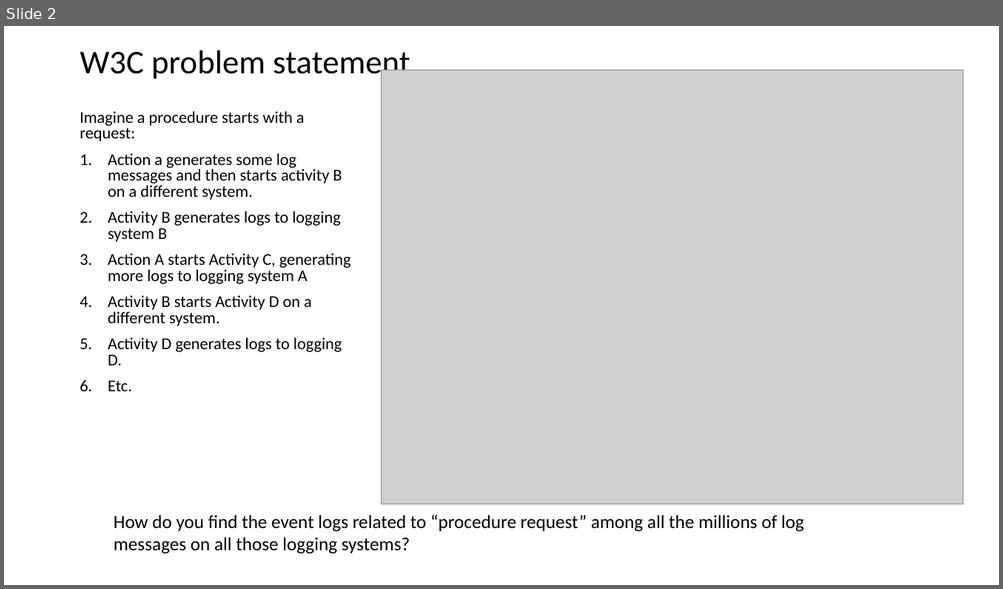
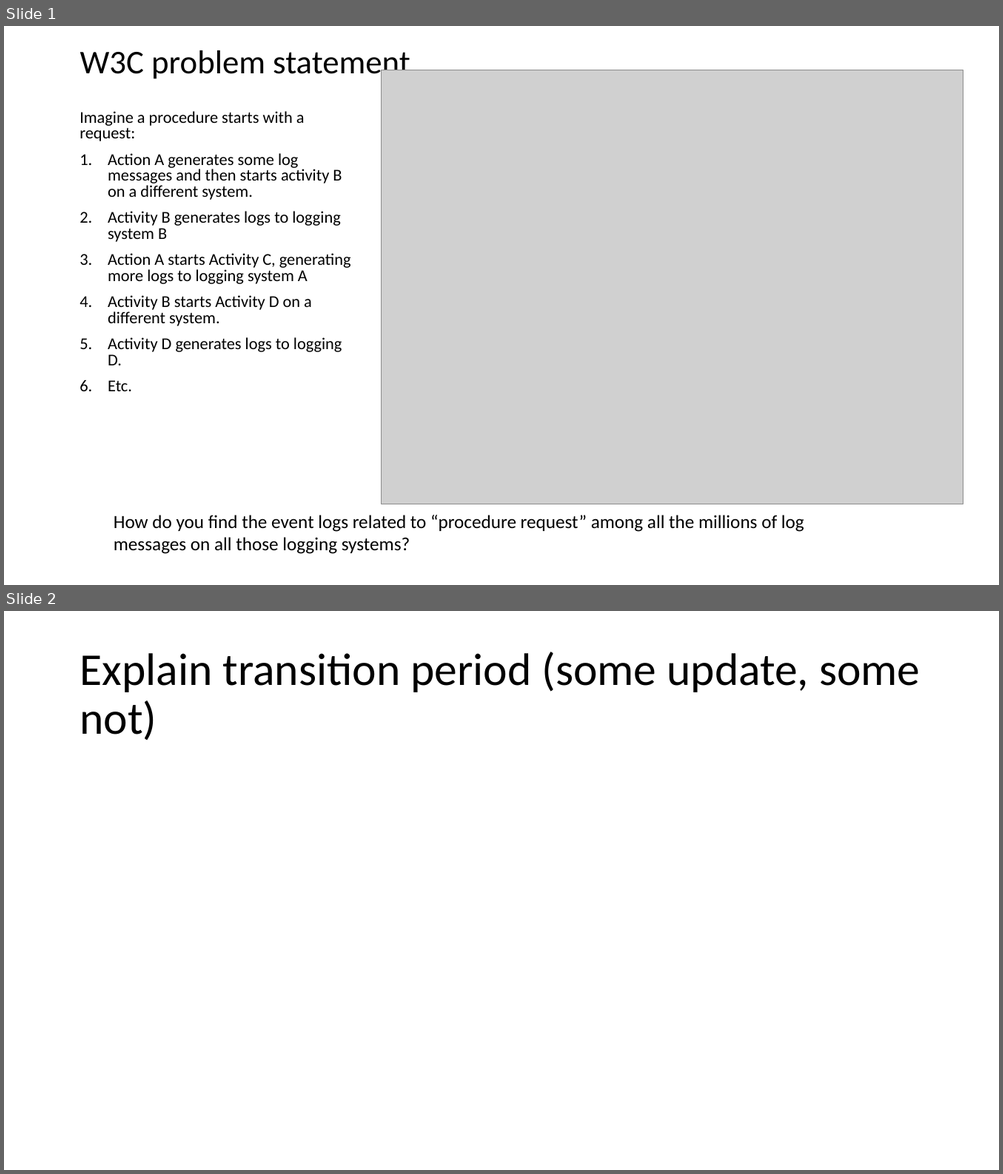
Before and after one commit to rjhorniii/wg14-audit-etc, a slide deck: trace-contexts/W3C-problem-statement.pptx. Shown one above the other, each under a label of ours: slide 2 before the commit, slides 1 and 2 after it. The pictures are 1003x589 and 1003x1174 pixels, drawn with LibreOffice and Linux fonts; fonts in the diff are those of the drawing; grey boxes stand for pictures. Boxes give left, top, right and bottom in pixels: in the first picture for what was removed or moved away, otherwise in the second. Text is boxed around its words. In the diff, an @@ line names an element or a change of style, - is before the commit and + after.

```diff
--- a/trace-contexts/W3C-problem-statement.pptx
+++ b/trace-contexts/W3C-problem-statement.pptx
@@ slide 2 added at (x1=4, y1=611, x2=999, y2=1170), background #FFFFFF @@
@@ title added at (x1=79, y1=652, x2=919, y2=741), 44 pt, text #000000 @@
+Explain transition period (some update, some not)
@@ what was slide 2 is now slide 1 @@
@@ slide 1 changed as well @@
@@ text at (x1=108, y1=153, x2=341, y2=200): text changed @@
-1. Action a generates some log messages and then starts activity B on a different system.
+1. Action A generates some log messages and then starts activity B on a different system.
```
Also in this commit, not shown: 1 other slide added, 1 slide removed, 1 other file.
